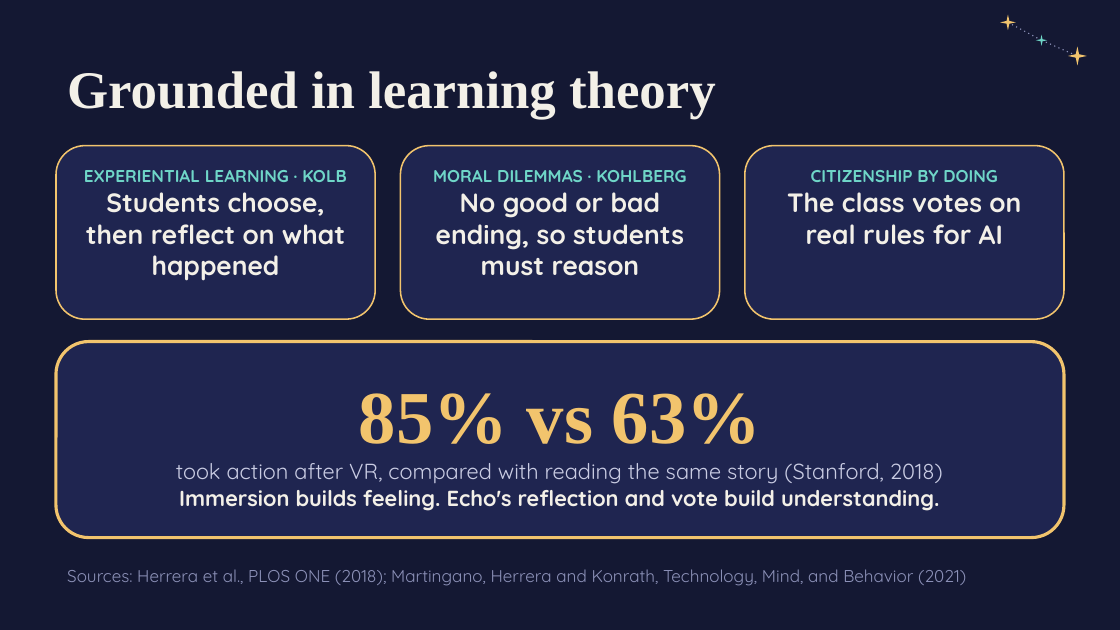
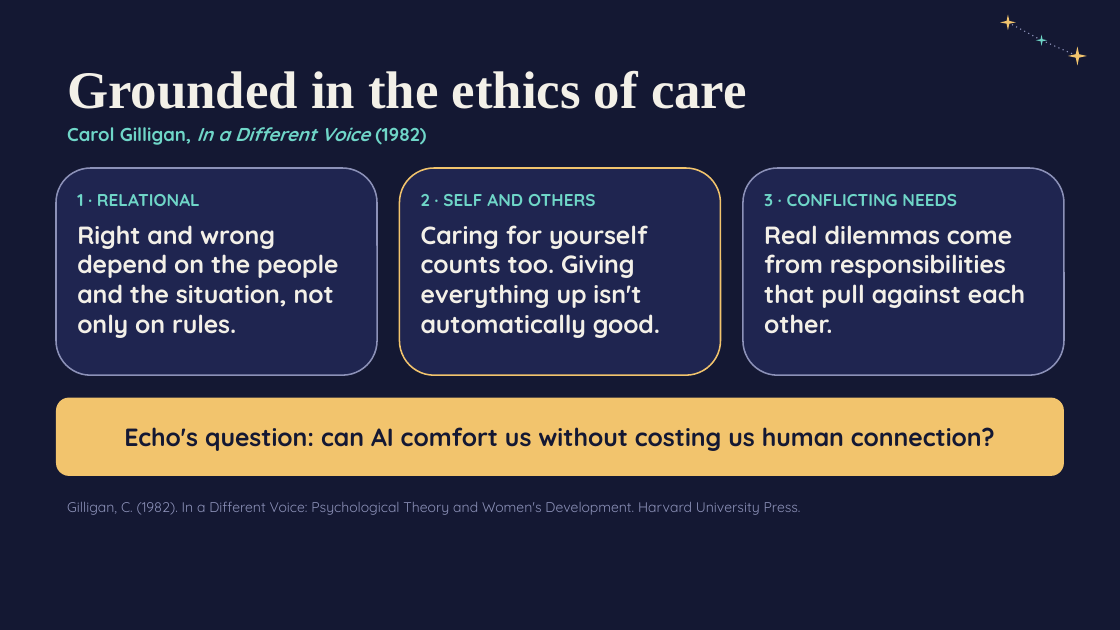
Before and after one commit to yds732/what-if-edux, a slide deck: slide 7 of EduX_Hackathon_Pitch_Deck_updated.pptx. Drawn at 1120x630 pixels with LibreOffice and Linux fonts; fonts in the diff are those of the drawing. Boxes give left, top, right and bottom in pixels: in the first picture for what was removed or moved away, otherwise in the second. Text is boxed around its words. In the diff, an @@ line names an element or a change of style, - is before the commit and + after.

```diff
--- a/EduX_Hackathon_Pitch_Deck_updated.pptx
+++ b/EduX_Hackathon_Pitch_Deck_updated.pptx
@@ text at (67,70,747,109): text changed @@
-Grounded in learning theory
+Grounded in the ethics of care
@@ rounded rectangle removed at (56,146,375,319) @@
-EXPERIENTIAL LEARNING · KOLB
-Students choose, then reflect on what happened
@@ text added at (67,127,426,145), 12 pt, text #6FD6C8, bold @@
+Carol Gilligan, In a Different Voice (1982)
@@ rounded rectangle removed at (401,146,720,319) @@
-MORAL DILEMMAS · KOHLBERG
-No good or bad ending, so students must reason
@@ rounded rectangle removed at (745,146,1064,319) @@
-CITIZENSHIP BY DOING
-The class votes on real rules for AI
@@ rounded rectangle added at (56,168,377,375), fill #1F2550, outline #8C91B8 1 pt, 16 pt, text #F3F0E8, bold @@
+1 · RELATIONAL
+Right and wrong depend on the people and the situation, not only on rules.
@@ rounded rectangle added at (400,168,721,375), fill #1F2550, outline #F2C46D 1 pt, 16 pt, text #F3F0E8, bold @@
+2 · SELF AND OTHERS
+Caring for yourself counts too. Giving everything up isn't automatically good.
@@ rounded rectangle added at (743,168,1064,375), fill #1F2550, outline #8C91B8 1 pt, 16 pt, text #F3F0E8, bold @@
+3 · CONFLICTING NEEDS
+Real dilemmas come from responsibilities that pull against each other.
@@ rounded rectangle removed at (56,342,1064,538) @@
-85% vs 63%
-took action after VR, compared with reading the same story (Stanford, 2018)
-Immersion builds feeling. Echo's reflection and vote build understanding.
@@ rounded rectangle added at (56,398,1064,476), fill #F2C46D, 16 pt, text #141833, bold @@
+Echo's question: can AI comfort us without costing us human connection?
@@ text added at (67,502,801,515), 9 pt, text #8C91B8 @@
+Gilligan, C. (1982). In a Different Voice: Psychological Theory and Women's Development. Harvard University Press.
@@ text removed at (67,569,966,586) @@
-Sources: Herrera et al., PLOS ONE (2018); Martingano, Herrera and Konrath, Technology, Mind, and Behavior (2021)
```
Also in this commit, not shown: 3 other slides changed.
